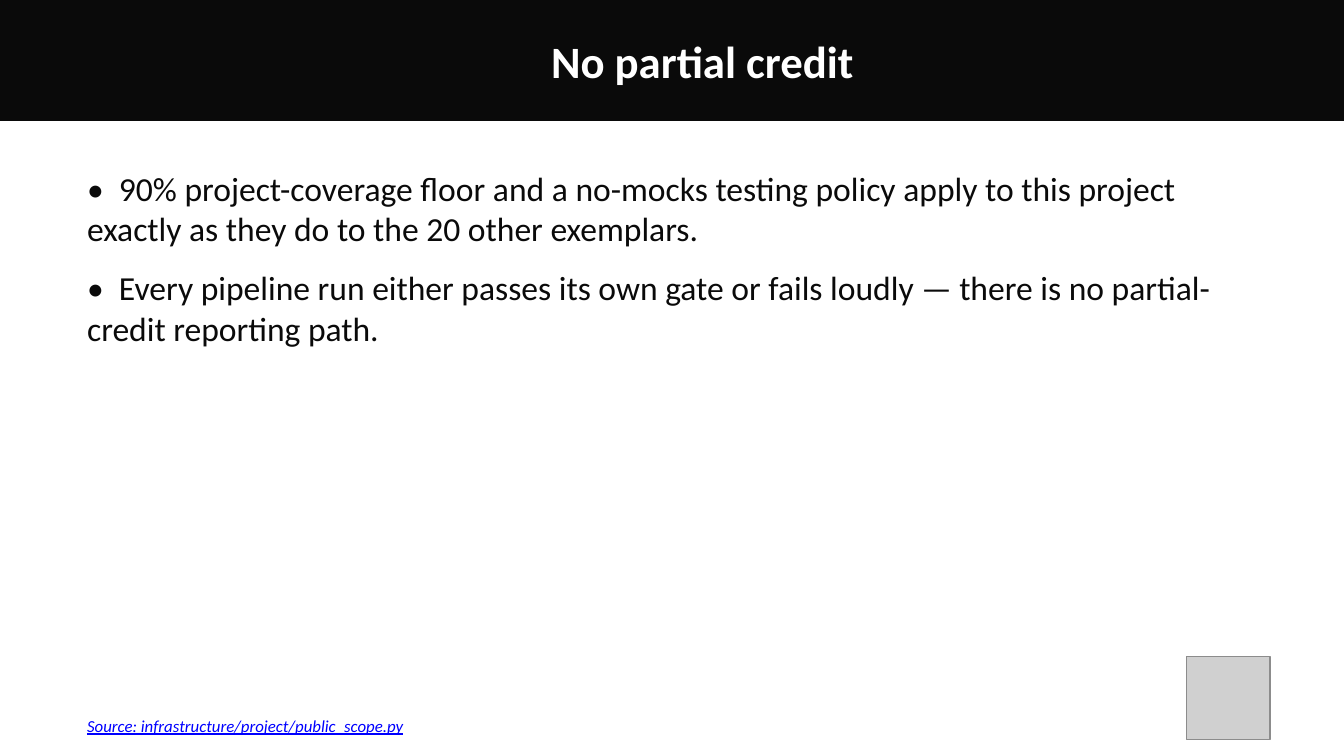
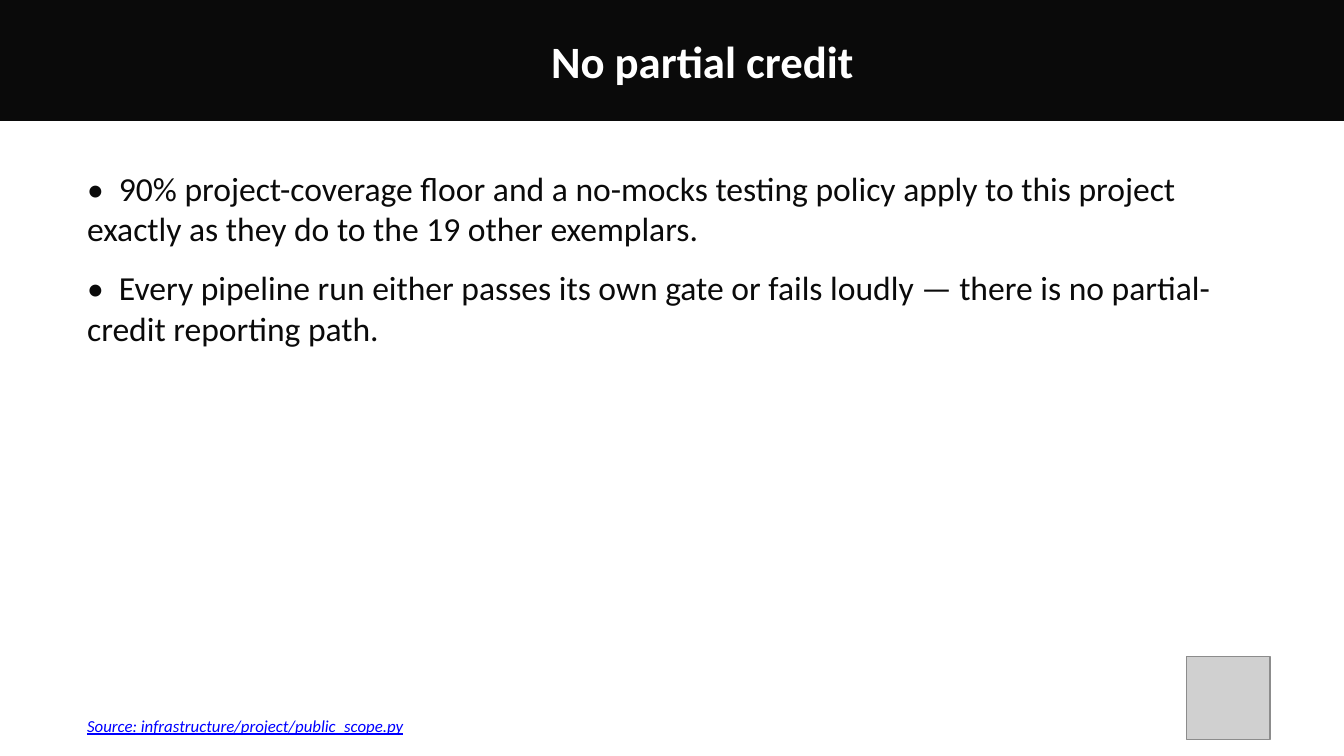
Before and after one commit to docxology/template-pitch-deck, a slide deck: slide 15 of output/pptx/template_template_pitch_medium.pptx. Drawn at 1344x756 pixels with LibreOffice and Linux fonts; fonts in the diff are those of the drawing; grey boxes stand for pictures. Boxes give left, top, right and bottom in pixels: in the first picture for what was removed or moved away, otherwise in the second. Text is boxed around its words. In the diff, an @@ line names an element or a change of style, - is before the commit and + after.

Commit message:
v1.0.2: sync corrected 19-exemplar roster count, path-traversal hardening, project_root test fix
Re-synced from the monorepo after excluding an unrelated, unfinished
concurrent exemplar (template_formal) from the public roster — the decks
now correctly say '19 public exemplars' rather than a stale 20. Also
brings over the src/ path-traversal and stale-file-cleanup hardening from
the monorepo's red-team pass, and fixes project_root()'s test to accept
this repo's own (hyphenated) directory name.

110/110 tests passing, 98.41% coverage.

```diff
--- a/output/pptx/template_template_pitch_medium.pptx
+++ b/output/pptx/template_template_pitch_medium.pptx
@@ text at [87,177,1176,247]: text changed @@
-• 90% project-coverage floor and a no-mocks testing policy apply to this project exactly as they do to the 20 other exemplars.
+• 90% project-coverage floor and a no-mocks testing policy apply to this project exactly as they do to the 19 other exemplars.
```
Also in this commit, not shown: 4 other slides changed, 27 other files.
